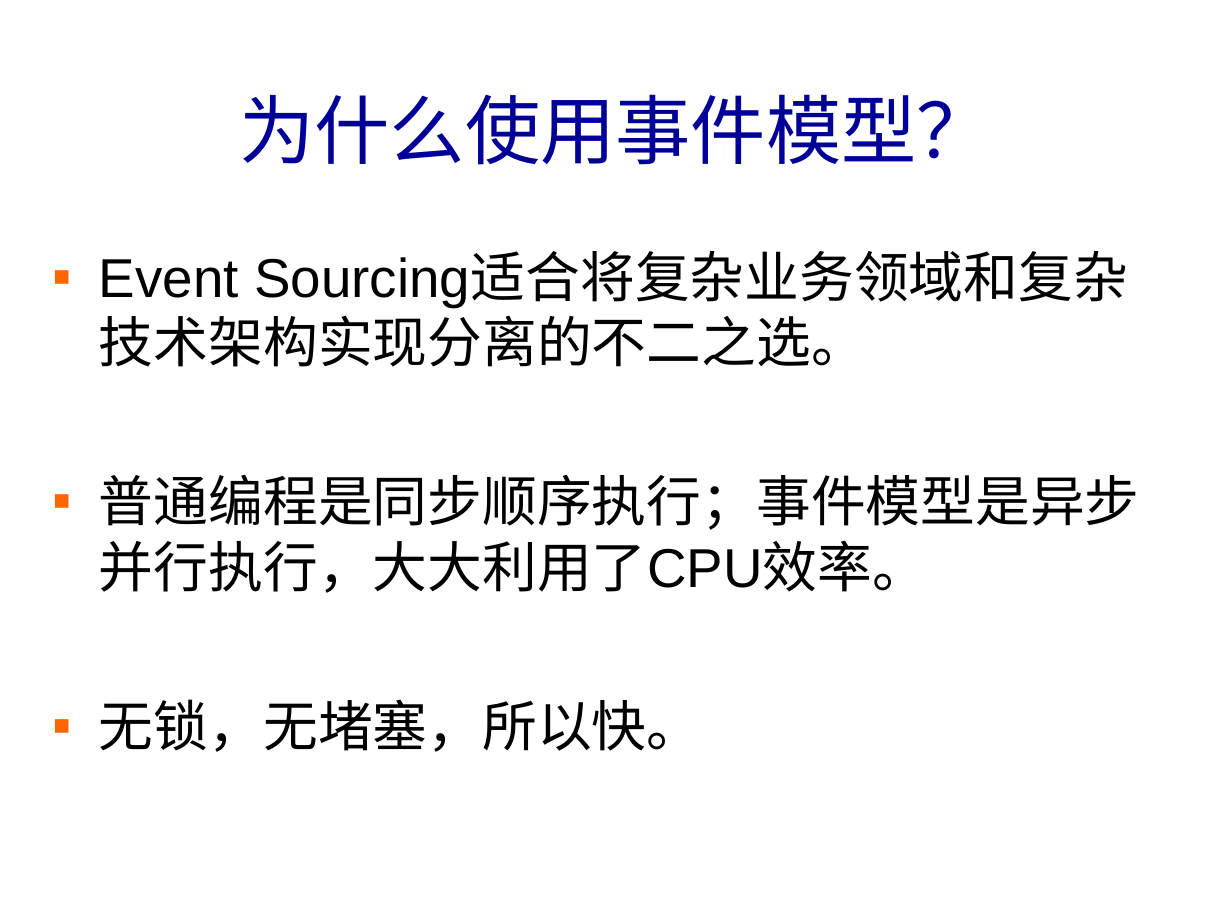
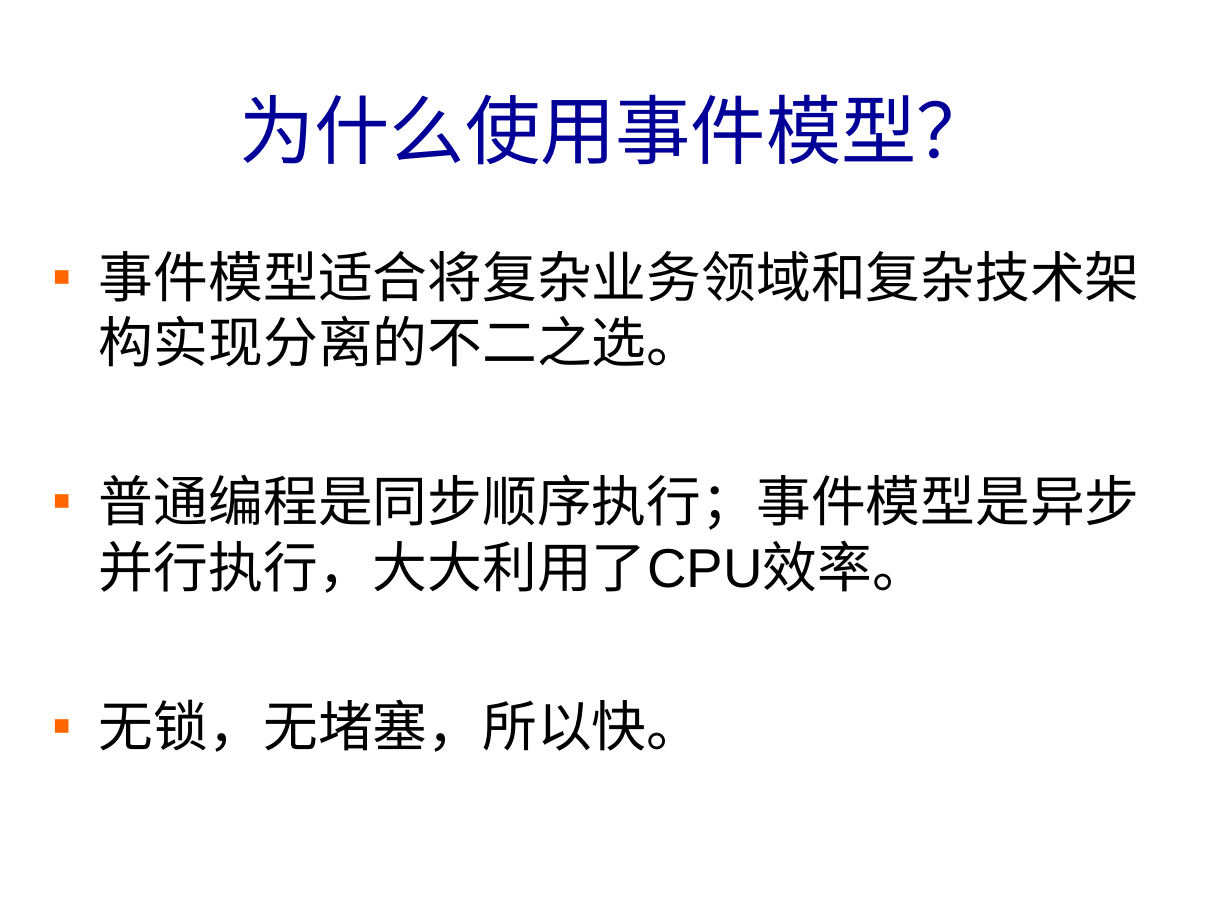
Before and after one commit to banq/jdonframework, a slide deck: slide 14 of doc/chinese/JdonFramework.ppt. Drawn at 1232x924 pixels with LibreOffice and Linux fonts; fonts in the diff are those of the drawing; background and template pictures are left out. Boxes give left, top, right and bottom in pixels: in the first picture for what was removed or moved away, otherwise in the second. Text is boxed around its words. In the diff, an @@ line names an element or a change of style, - is before the commit and + after.

```diff
--- a/doc/chinese/JdonFramework.ppt
+++ b/doc/chinese/JdonFramework.ppt
@@ text at <box>99,251,1140,367</box>: text changed @@
-▪ Event Sourcing适合将复杂业务领域和复杂技术架构实现分离的不二之选。
+▪ 事件模型适合将复杂业务领域和复杂技术架构实现分离的不二之选。
```
Also in this commit, not shown: 3 other slides changed, 4 slides added, 3 slides removed, 4 other files.
